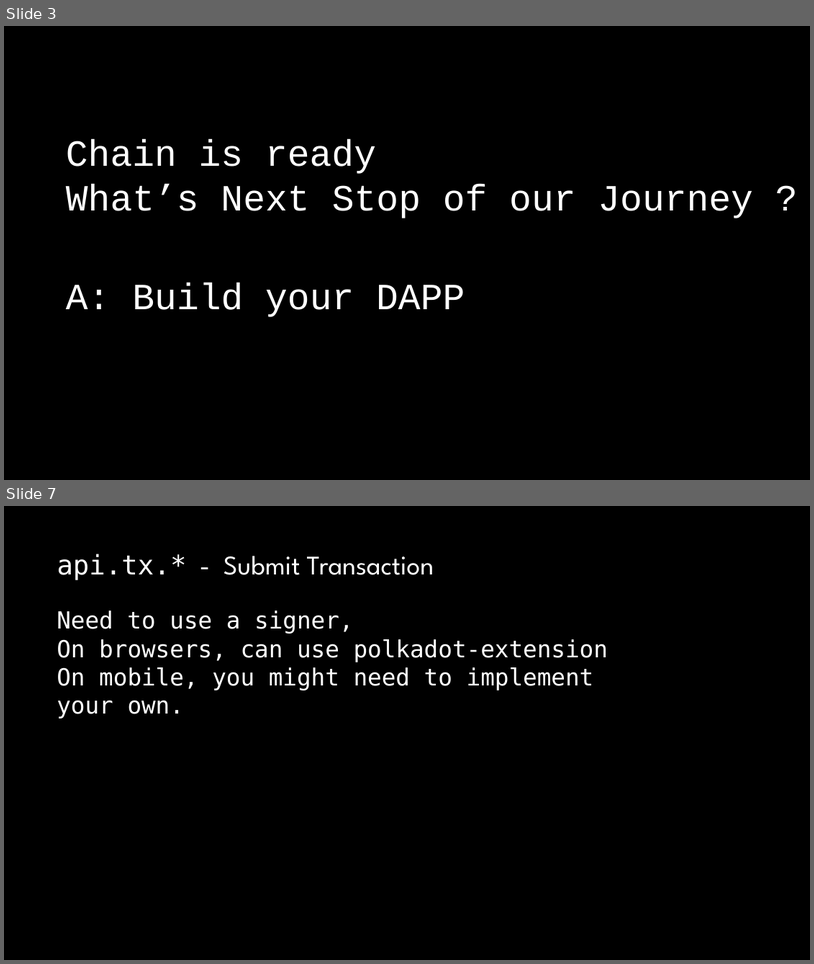
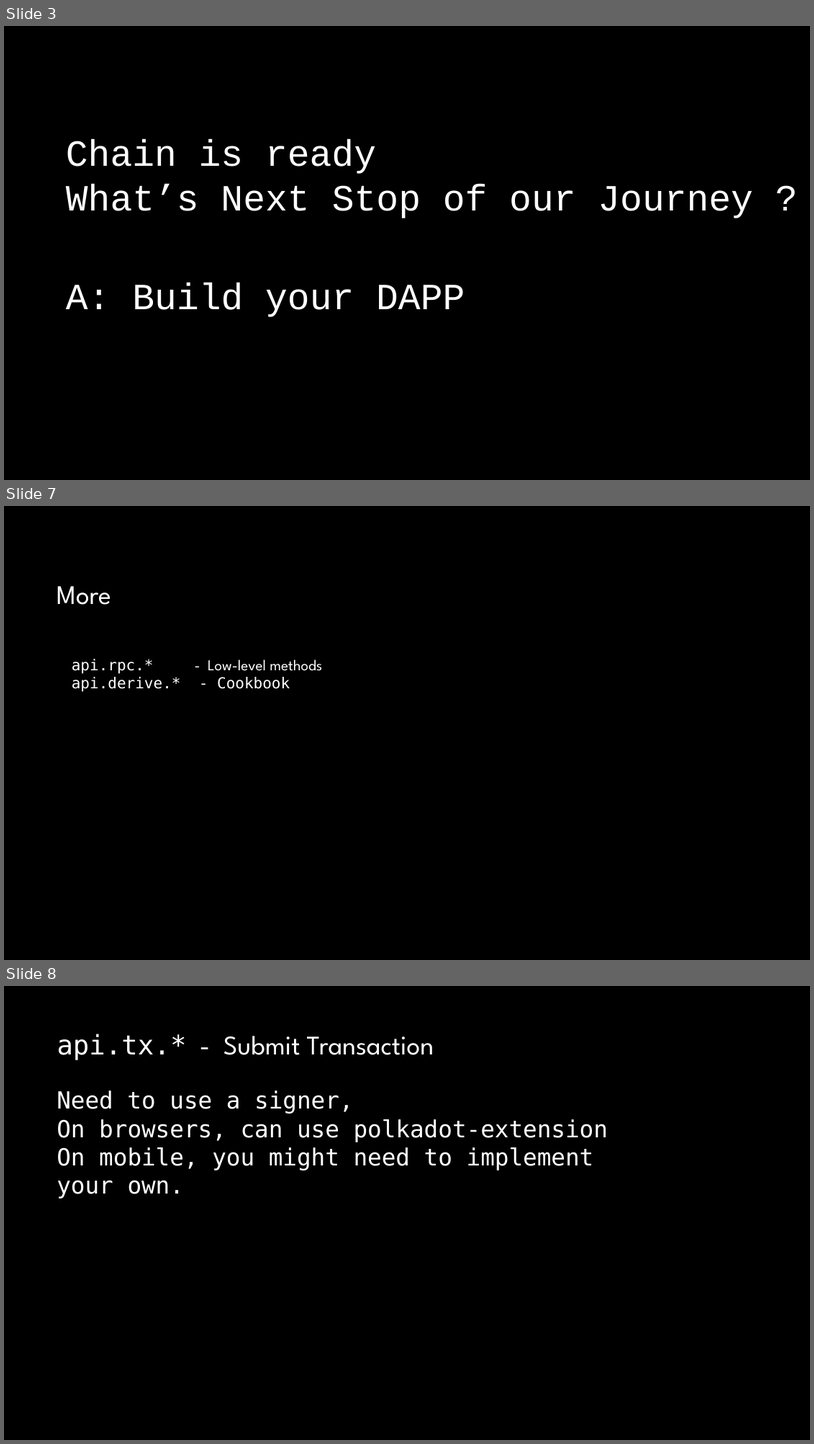
Before and after one commit to OnFinality-io/substrate-acad-workshop-polkadot-js, a slide deck: SubstrateAcadWorkshop.pptx. Shown one above the other, each under a label of ours: slides 3 and 7 before the commit, slides 3, 7 and 8 after it; the slides between them are not shown. The pictures are 814x964 and 814x1444 pixels, drawn with LibreOffice and Linux fonts; fonts in the diff are those of the drawing; background and template pictures are left out. Boxes give left, top, right and bottom in pixels: in the first picture for what was removed or moved away, otherwise in the second. Text is boxed around its words. In the diff, an @@ line names an element or a change of style, - is before the commit and + after.

```diff
--- a/SubstrateAcadWorkshop.pptx
+++ b/SubstrateAcadWorkshop.pptx
@@ slide 7 added at [4,506,810,960], background picture (left out) @@
@@ text added at [57,586,111,605], 32 pt, text #FFFFFF @@
+More
@@ text added at [72,659,322,692], 18 pt, text #FFFFFF @@
+api.rpc.* - Low-level methods
+api.derive.* - Cookbook
@@ what was slide 7 is now slide 8 @@
```
Also in this commit, not shown: 2 slides changed, 7 other slides added, 7 slides removed, 16 other files.
